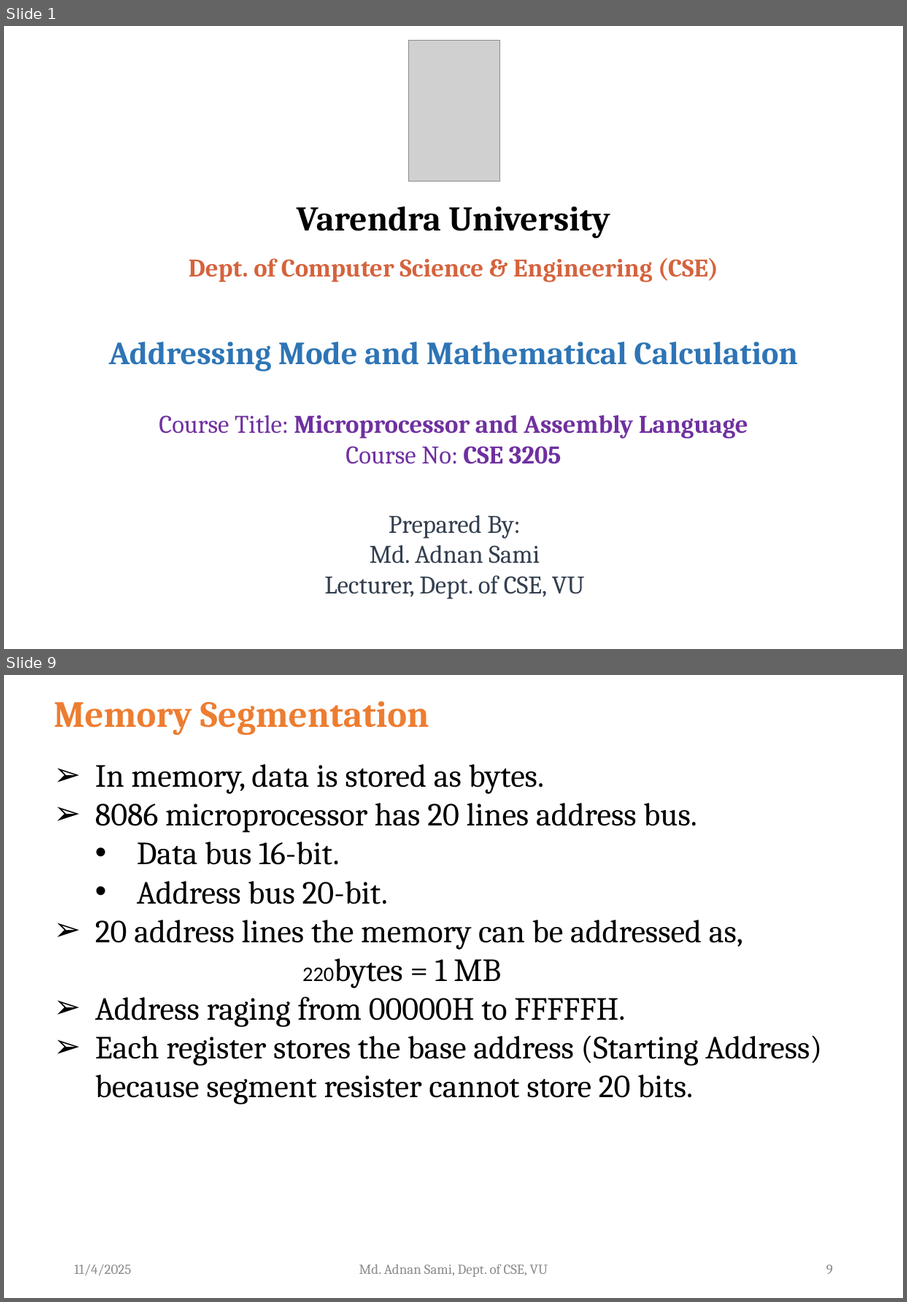
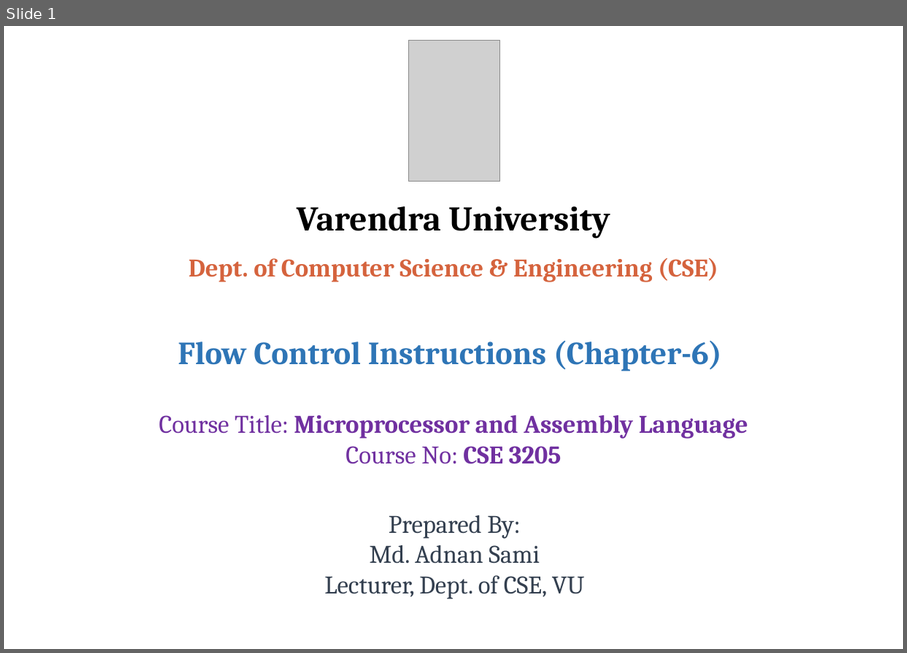
Before and after one commit to atif721/Varendra-University, a slide deck: 06 Sixth Semester/CSE 3205 Microprocessor and Assembly Language/Final/PPTX files/Lecture-8 (Microprocessor and Assembly Language).pptx. Shown one above the other, each under a label of ours: slides 1 and 9 before the commit, slide 1 after it; the slides between them are not shown. The pictures are 907x1302 and 907x653 pixels, drawn with LibreOffice and Linux fonts; fonts in the diff are those of the drawing; grey boxes stand for pictures; background and template pictures are left out. Boxes give left, top, right and bottom in pixels: in the first picture for what was removed or moved away, otherwise in the second. Text is boxed around its words. In the diff, an @@ line names an element or a change of style, - is before the commit and + after.

```diff
--- a/06 Sixth Semester/CSE 3205 Microprocessor and Assembly Language/Final/PPTX files/Lecture-8 (Microprocessor and Assembly Language).pptx
+++ b/06 Sixth Semester/CSE 3205 Microprocessor and Assembly Language/Final/PPTX files/Lecture-8 (Microprocessor and Assembly Language).pptx
@@ slide 9 removed at [4,675,903,1298], background #FFFFFF @@
@@ text removed at [54,701,430,735] @@
-Memory Segmentation
@@ text removed at [95,764,822,1104] @@
-  ➢ In memory, data is stored as bytes.
-  ➢ 8086 microprocessor has 20 lines address bus.
-    • Data bus 16-bit.
-    • Address bus 20-bit.
-  ➢ 20 address lines the memory can be addressed as,
-  220bytes = 1 MB
-  ➢ Address raging from 00000H to FFFFFH.
-  ➢ Each register stores the base address (Starting Address) because segment resister cannot store 20 bits.
@@ text removed at [74,1264,131,1275] @@
-11/4/2025
@@ text removed at [360,1263,548,1277] @@
-Md. Adnan Sami, Dept. of CSE, VU
@@ page number removed at [827,1264,833,1274] @@
-9
@@ slide 1 changed as well @@
@@ text at [178,341,722,371]: text changed @@
-Addressing Mode and Mathematical Calculation
+Flow Control Instructions (Chapter-6)
```
Also in this commit, not shown: 6 other slides changed, 21 slides added, 26 other slides removed, 1 other file.
